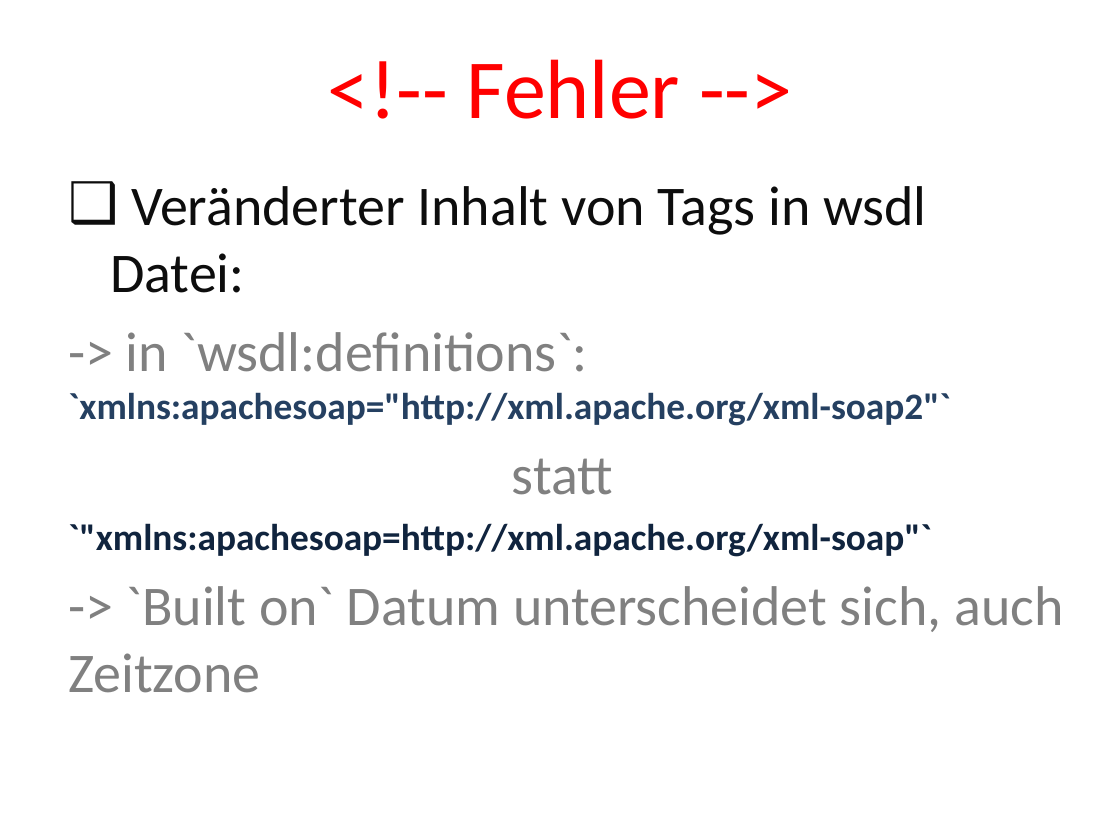
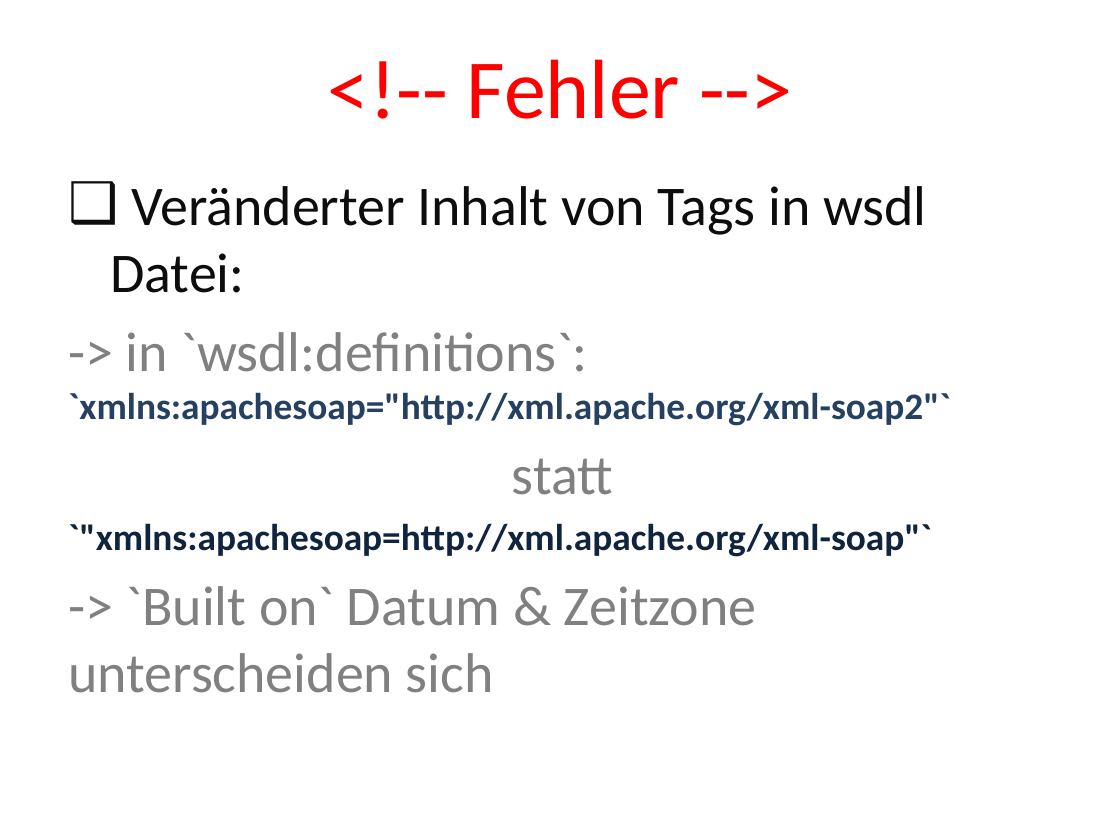
Before and after one commit to mostermann96/SWT2, a slide deck: slide 9 of 5_Regressionstests/Main_v2/Präsentation.pptx. Drawn at 1120x840 pixels with LibreOffice and Linux fonts; fonts in the diff are those of the drawing. Boxes give left, top, right and bottom in pixels: in the first picture for what was removed or moved away, otherwise in the second. Text is boxed around its words. In the diff, an @@ line names an element or a change of style, - is before the commit and + after.

```diff
--- a/5_Regressionstests/Main_v2/Präsentation.pptx
+++ b/5_Regressionstests/Main_v2/Präsentation.pptx
@@ text at (68,586,756,693): text changed @@
--> `Built on` Datum unterscheidet sich, auch Zeitzone
+-> `Built on` Datum & Zeitzone unterscheiden sich
```
Also in this commit, not shown: 10 other slides changed, 1 slide added.
